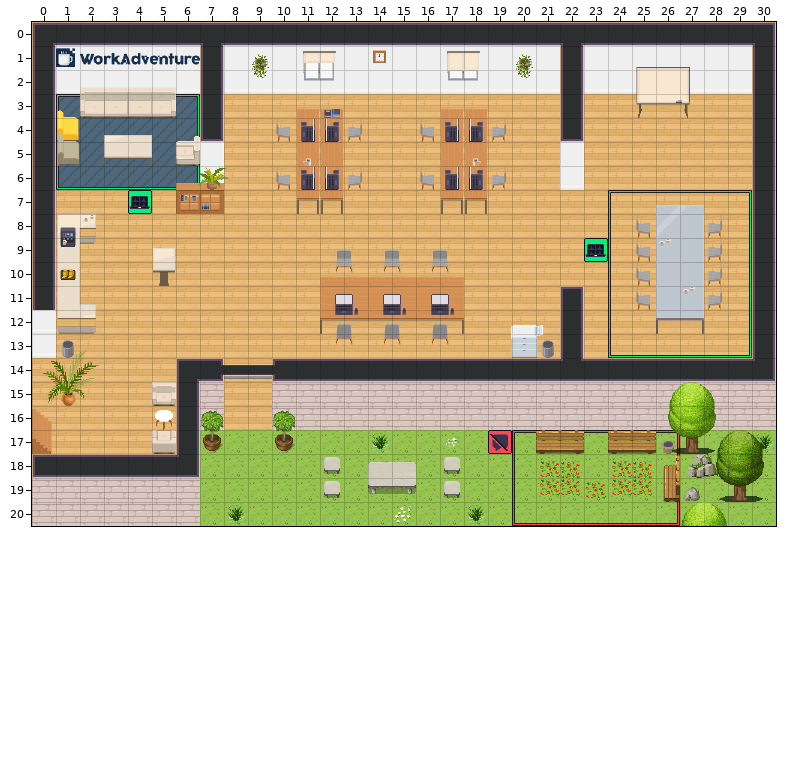
Tiled map (JSON) -- map.tmj. The picture above is the old version.
Cells are 32x32 px. Shown: x 0..30, y 0..20.
The result:
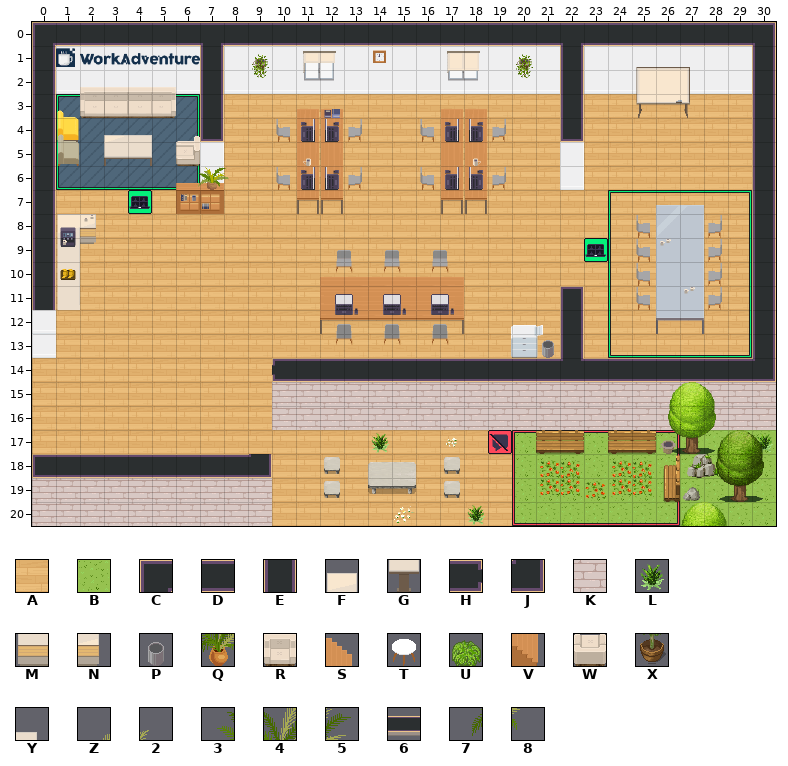
Key: from "Chunk 1": A 2, B 4, C 23, D 24, E 27, F 33, G 34, H 37, J 40, K 41, L 53, M 110, N 111, P 116, Q 122, R 123, S 124 flipped left-right, T 125, U 126, V 127 flipped left-right, W 128, X 129, Y 175, Z 180, 2 181, 3 182, 4 183, 5 184, 6 185, 7 186, 8 187.
_ is an empty cell, # one hidden under a higher layer.
Diff:
Layer "floor/floor1":
y 17: x 7..18 BBBBBBBBBBBB -> AAAAAAAAAAAA
y 18..20: x 7..19 BBBBBBBBBBBBB -> ###AAAAAAAAAA
Layer "walls/walls1":
y 9: x 5 F -> _
y 10: x 5 G -> _
y 14: x 0 A -> _; x 6..7 CH -> __
y 15..16: x 6..7 EK -> __
y 17: x 6 E -> _
y 18: x 6..9 J___ -> DDDJ
y 19..20: x 7..9 ___ -> KKK
Layer "furniture/furniture1":
y 20: x 8 L -> _
Layer "furniture/furniture2":
y 12: x 1..2 MN -> __
y 13: x 1 P -> _
y 15: x 1 Q -> _; x 5 R -> _
y 16: x 0 S -> _; x 5 T -> _; x 7 U -> _; x 10 U -> _
y 17: x 0 V -> _; x 5 W -> _; x 7 X -> _; x 10 X -> _
Layer "above/above1":
y 11: x 2 Y -> _
y 13: x 1..2 Z2 -> __
y 14: x 0..2 345 -> ___; x 8..9 66 -> __
y 15: x 0 7 -> _; x 2 8 -> _
Changed places in both pictures, as pixel boxes (x1, y1, x2, y2):
removed: (153, 248, 175, 286)
removed: (32, 304, 99, 454)
changed: (152, 358, 512, 526)
